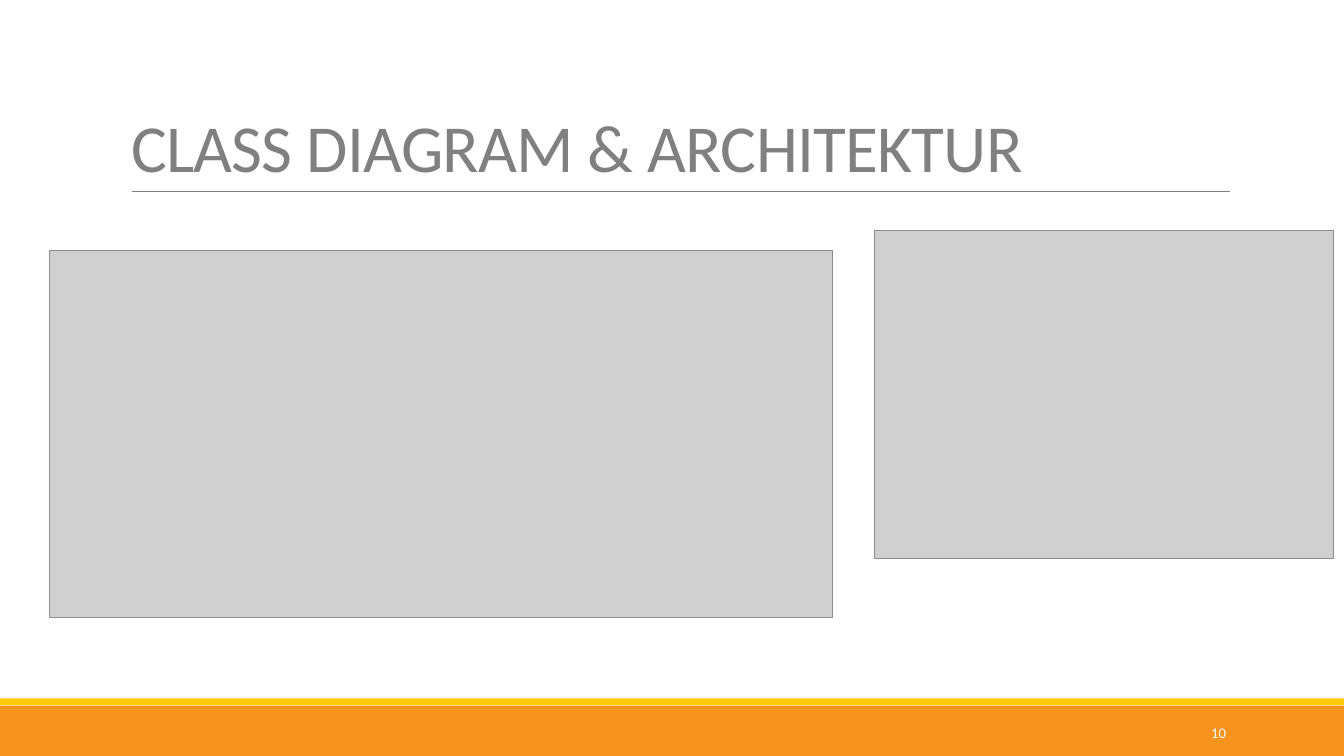
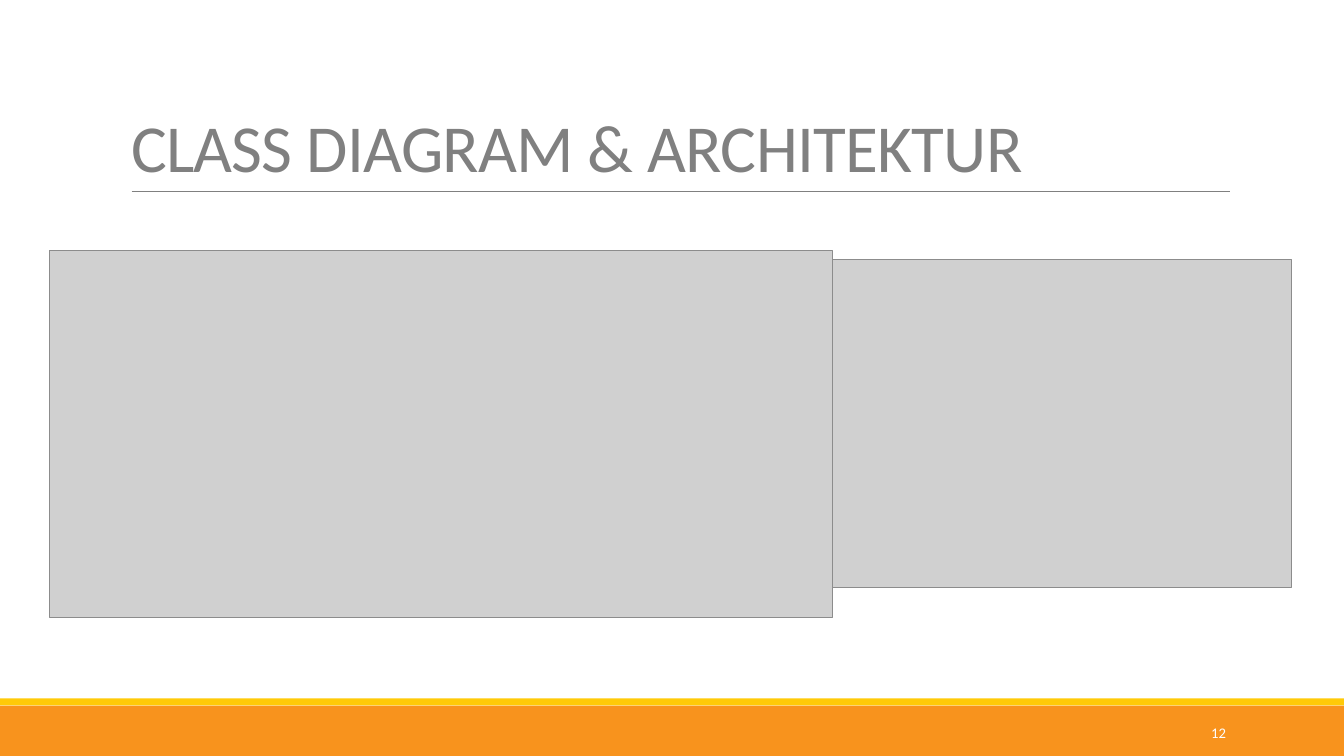
Before and after one commit to nappydevelopment/Nappy-the-ingenious-docs, a slide deck: slide 12 of presentation/Final/Final.pptx (slide 10 before the commit). Drawn at 1344x756 pixels with LibreOffice and Linux fonts; fonts in the diff are those of the drawing; grey boxes stand for pictures. Boxes give left, top, right and bottom in pixels: in the first picture for what was removed or moved away, otherwise in the second. Text is boxed around its words. In the diff, an @@ line names an element or a change of style, - is before the commit and + after.

```diff
--- a/presentation/Final/Final.pptx
+++ b/presentation/Final/Final.pptx
@@ picture: place and size @@
-picture at [874,231,1334,560]
+picture at [833,259,1293,588]
@@ page number at [1211,728,1226,738]: text changed @@
-10
+12
```
Also in this commit, not shown: 8 other slides changed, 2 slides added, 1 other file.
